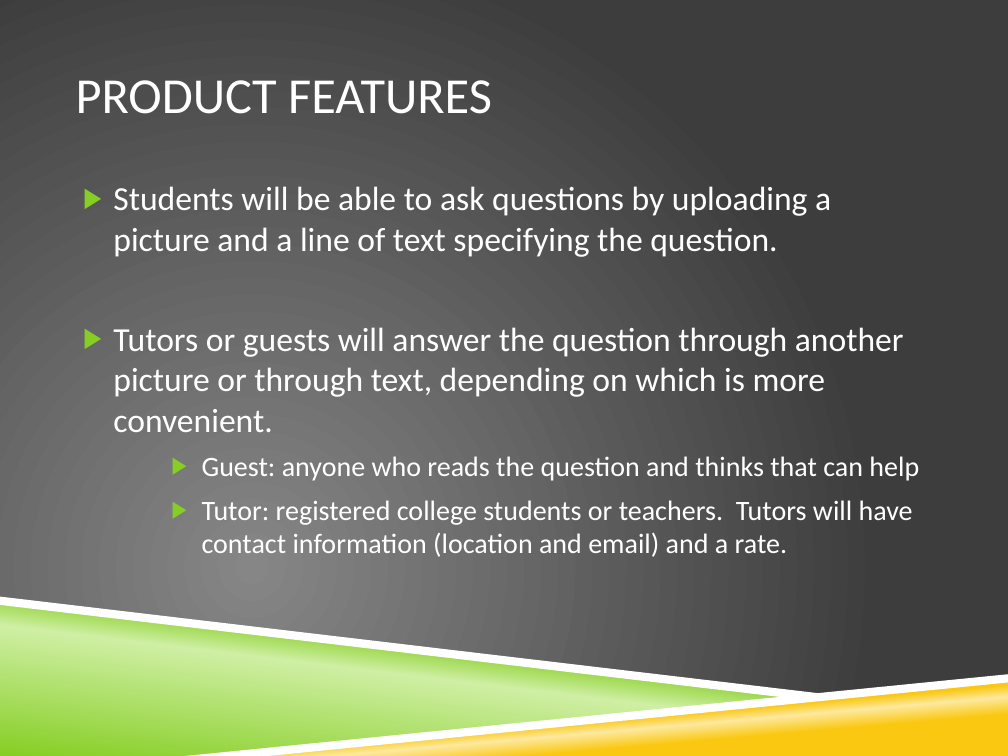
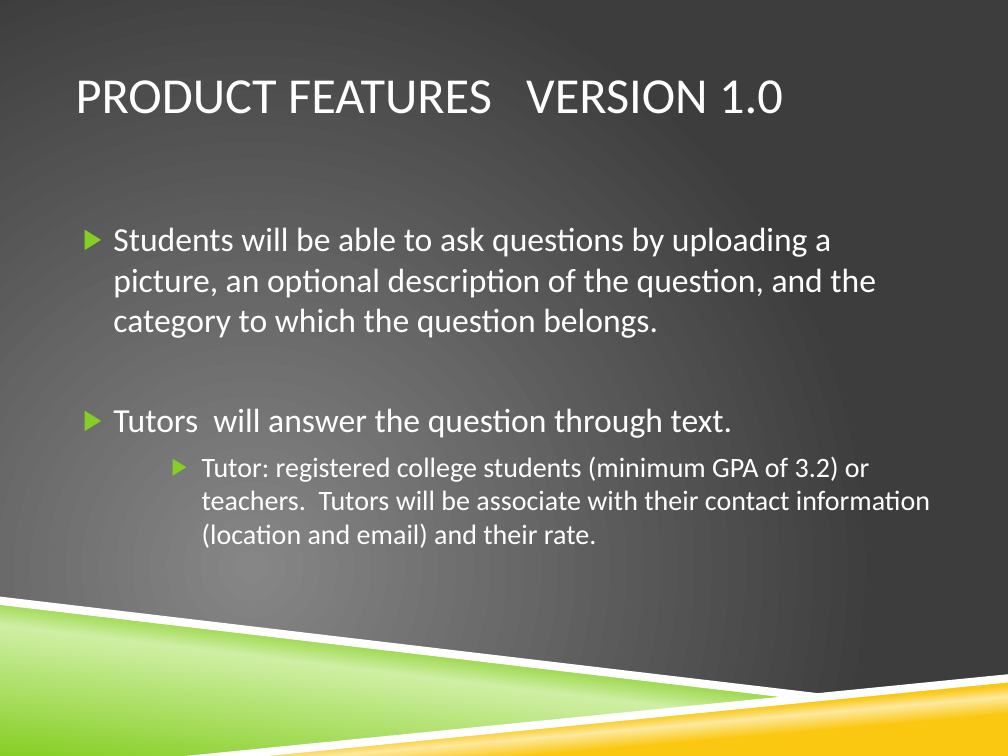
Before and after one commit to razfriman/Snap2Ask, a slide deck: slide 8 of Proposal.pptx (slide 5 before the commit). Drawn at 1008x756 pixels with LibreOffice and Linux fonts; fonts in the diff are those of the drawing; background and template pictures are left out. Boxes give left, top, right and bottom in pixels: in the first picture for what was removed or moved away, otherwise in the second. Text is boxed around its words. In the diff, an @@ line names an element or a change of style, - is before the commit and + after.

Commit message:
added features version 2.0 and thank you slide

```diff
--- a/Proposal.pptx
+++ b/Proposal.pptx
@@ title at bbox=[76, 80, 783, 114]: text changed @@
-PRODUCT FEATURES
+PRODUCT FEATURES VERSION 1.0
@@ text at bbox=[113, 227, 930, 548]: text changed @@
-▶ Students will be able to ask questions by uploading a picture and a line of text specifying the question.
-▶ Tutors or guests will answer the question through another picture or through text, depending on which is more convenient.
-    ▶ Guest: anyone who reads the question and thinks that can help
-    ▶ Tutor: registered college students or teachers. Tutors will have contact information (location and email) and a rate.
+▶ Students will be able to ask questions by uploading a picture, an optional description of the question, and the category to which the question belongs.
+▶ Tutors will answer the question through text.
+    ▶ Tutor: registered college students (minimum GPA of 3.2) or teachers. Tutors will be associate with their contact information (location and email) and their rate.
```
Also in this commit, not shown: 4 other slides changed, 5 slides added.
